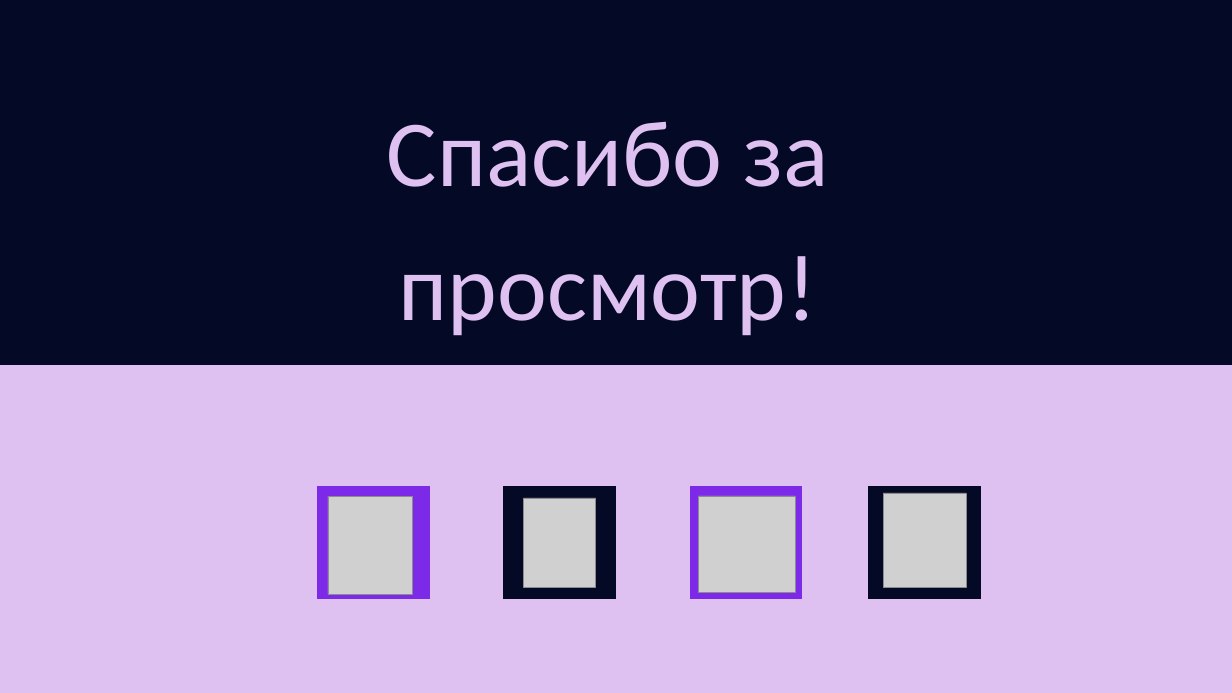
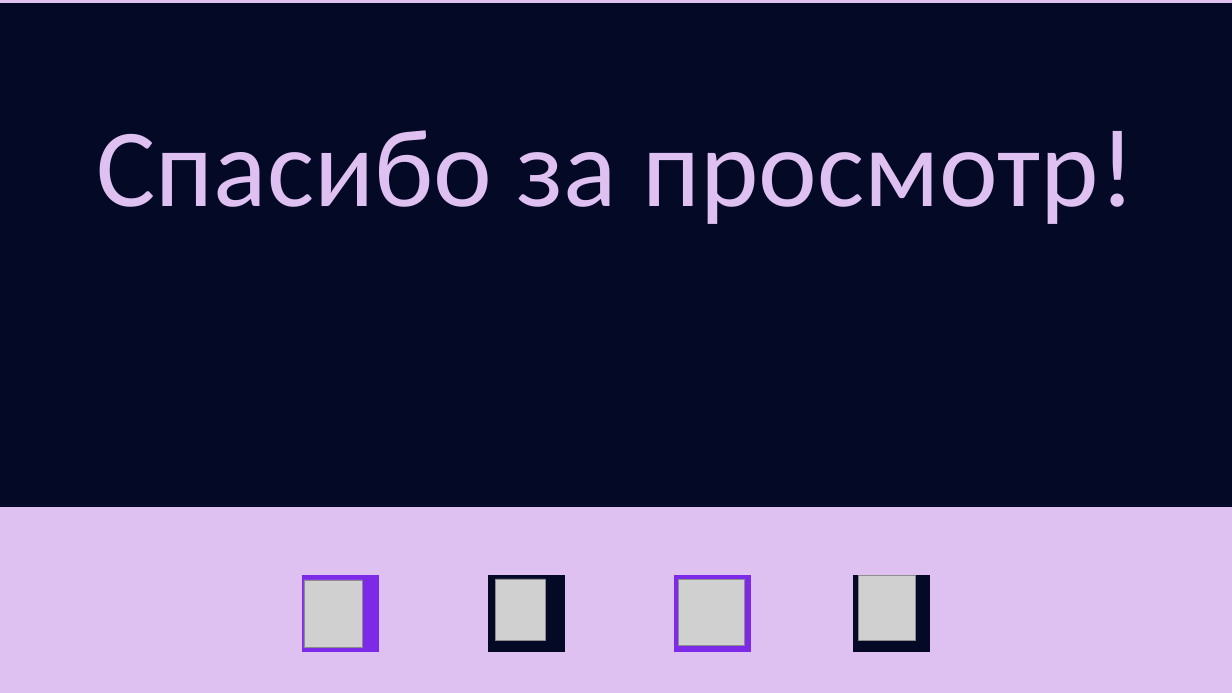
Before and after one commit to ilyaaadfb/approximation_function_pyqt5_project_school-yandex, a slide deck: slide 7 of docs/PyQt5 progect.pptx. Drawn at 1232x693 pixels with LibreOffice and Linux fonts; fonts in the diff are those of the drawing; grey boxes stand for pictures. Boxes give left, top, right and bottom in pixels: in the first picture for what was removed or moved away, otherwise in the second. Text is boxed around its words. In the diff, an @@ line names an element or a change of style, - is before the commit and + after.

```diff
--- a/docs/PyQt5 progect.pptx
+++ b/docs/PyQt5 progect.pptx
@@ freeform shape resized from (x1=0, y1=0, x2=1232, y2=365) to (x1=0, y1=3, x2=1232, y2=508) @@
@@ text "Спасибо за просмотр!" moved from (x1=387, y1=121, x2=829, y2=336) to (x1=97, y1=130, x2=1135, y2=224) @@
@@ text "Спасибо за просмотр!" at (x1=97, y1=130, x2=1135, y2=224): size 110.4 to 130 pt @@
@@ freeform shape resized from (x1=317, y1=487, x2=430, y2=599) to (x1=302, y1=575, x2=379, y2=652) @@
@@ picture resized from (x1=328, y1=496, x2=413, y2=594) to (x1=304, y1=580, x2=362, y2=647) @@
@@ freeform shape resized from (x1=503, y1=487, x2=616, y2=599) to (x1=488, y1=575, x2=565, y2=652) @@
@@ picture resized from (x1=524, y1=498, x2=596, y2=587) to (x1=496, y1=579, x2=545, y2=640) @@
@@ freeform shape resized from (x1=690, y1=487, x2=803, y2=599) to (x1=675, y1=575, x2=752, y2=652) @@
@@ picture resized from (x1=699, y1=496, x2=795, y2=593) to (x1=678, y1=579, x2=745, y2=646) @@
@@ freeform shape resized from (x1=868, y1=487, x2=981, y2=599) to (x1=853, y1=575, x2=930, y2=652) @@
@@ picture resized from (x1=883, y1=493, x2=966, y2=587) to (x1=858, y1=575, x2=915, y2=640) @@
```
Also in this commit, not shown: 5 other slides changed, 3 other files.
